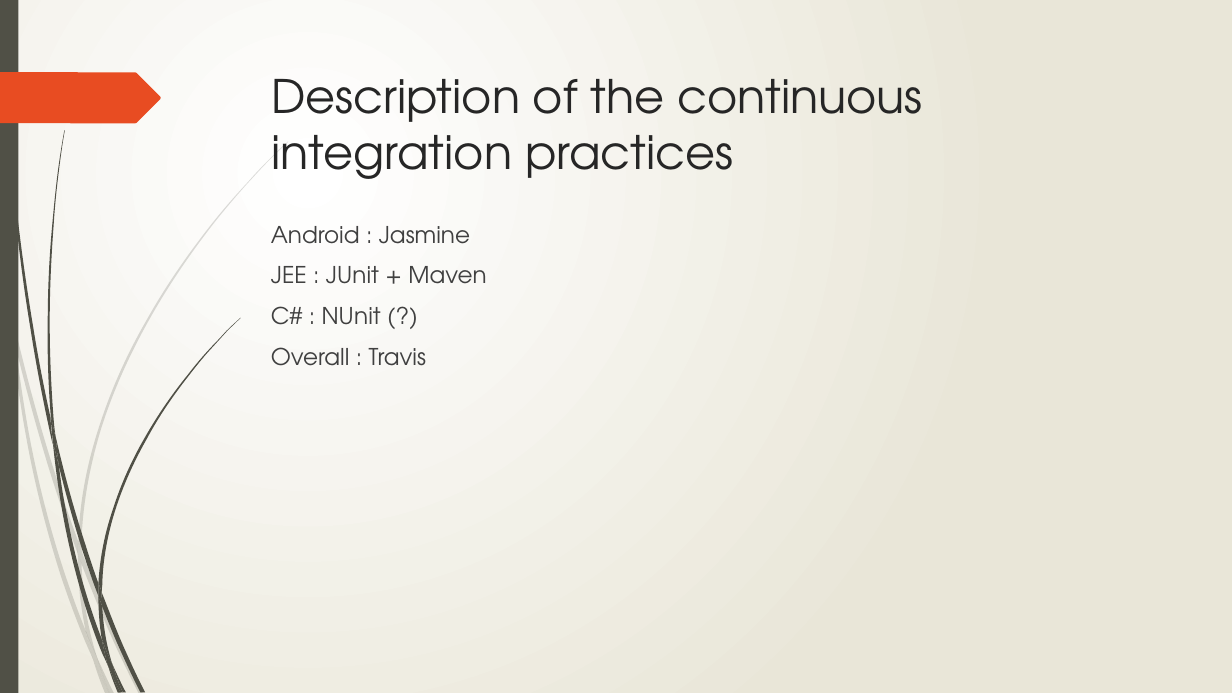
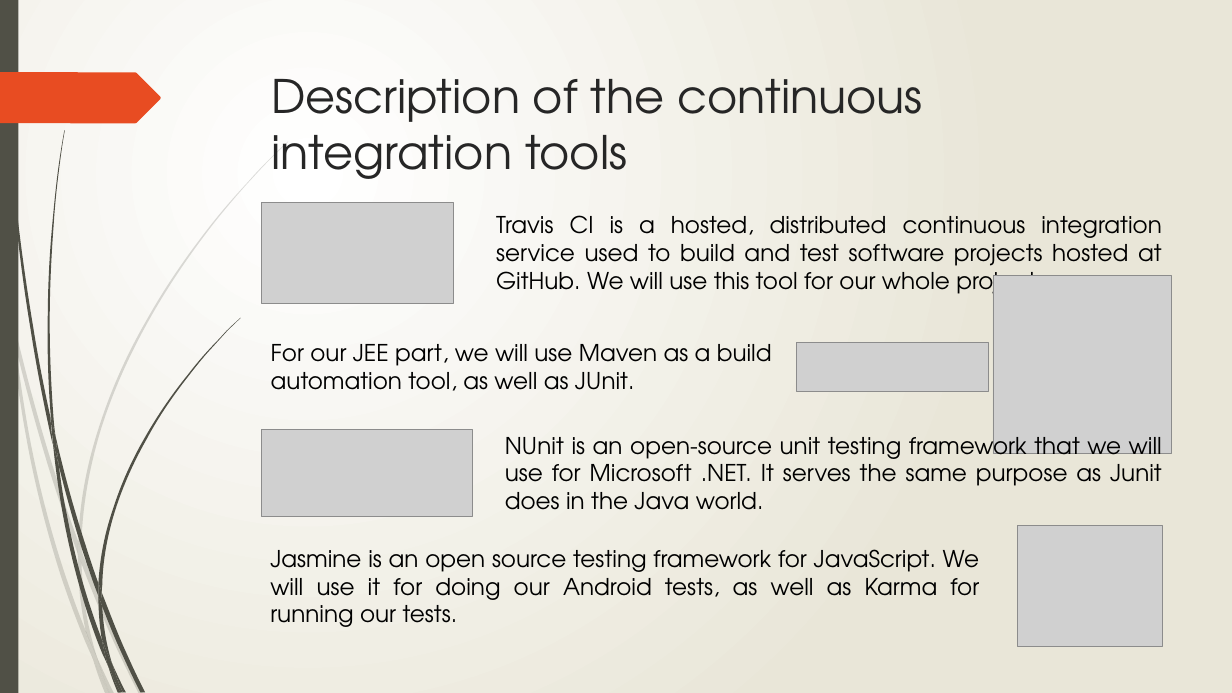
Before and after one commit to Toulouse-Exia-A4/AtlantisToulouseUML, a slide deck: slide 14 of ProjectManagement/Project Management.pptx (slide 13 before the commit). Drawn at 1232x693 pixels with LibreOffice and Linux fonts; fonts in the diff are those of the drawing; grey boxes stand for pictures. Boxes give left, top, right and bottom in pixels: in the first picture for what was removed or moved away, otherwise in the second. Text is boxed around its words. In the diff, an @@ line names an element or a change of style, - is before the commit and + after.

```diff
--- a/ProjectManagement/Project Management.pptx
+++ b/ProjectManagement/Project Management.pptx
@@ title at (271, 79, 923, 179): text changed @@
-Description of the continuous integration practices
+Description of the continuous integration tools
@@ picture added at (262, 202, 453, 303) @@
@@ text removed at (271, 226, 486, 366) @@
-Android : Jasmine
-JEE : JUnit + Maven
-C# : NUnit (?)
-Overall : Travis
@@ text added at (496, 215, 1162, 300), 18 pt, text #000000 @@
+Travis CI is a hosted, distributed continuous integration service used to build and test software projects hosted at GitHub. We will use this tool for our whole project.
@@ picture added at (994, 275, 1172, 454) @@
@@ text added at (271, 344, 772, 391), 18 pt, text #000000 @@
+For our JEE part, we will use Maven as a build automation tool, as well as JUnit.
@@ picture added at (797, 343, 989, 392) @@
@@ picture added at (262, 430, 472, 518) @@
@@ text added at (505, 430, 1162, 510), 18 pt, text #000000 @@
+NUnit is an open-source unit testing framework that we will use for Microsoft .NET. It serves the same purpose as Junit does in the Java world.
@@ picture added at (1018, 526, 1163, 646) @@
@@ text added at (270, 549, 980, 627), 18 pt, text #000000 @@
+Jasmine is an open source testing framework for JavaScript. We will use it for doing our Android tests, as well as Karma for running our tests.
```
Also in this commit, not shown: 3 other slides changed, 1 slide added.
